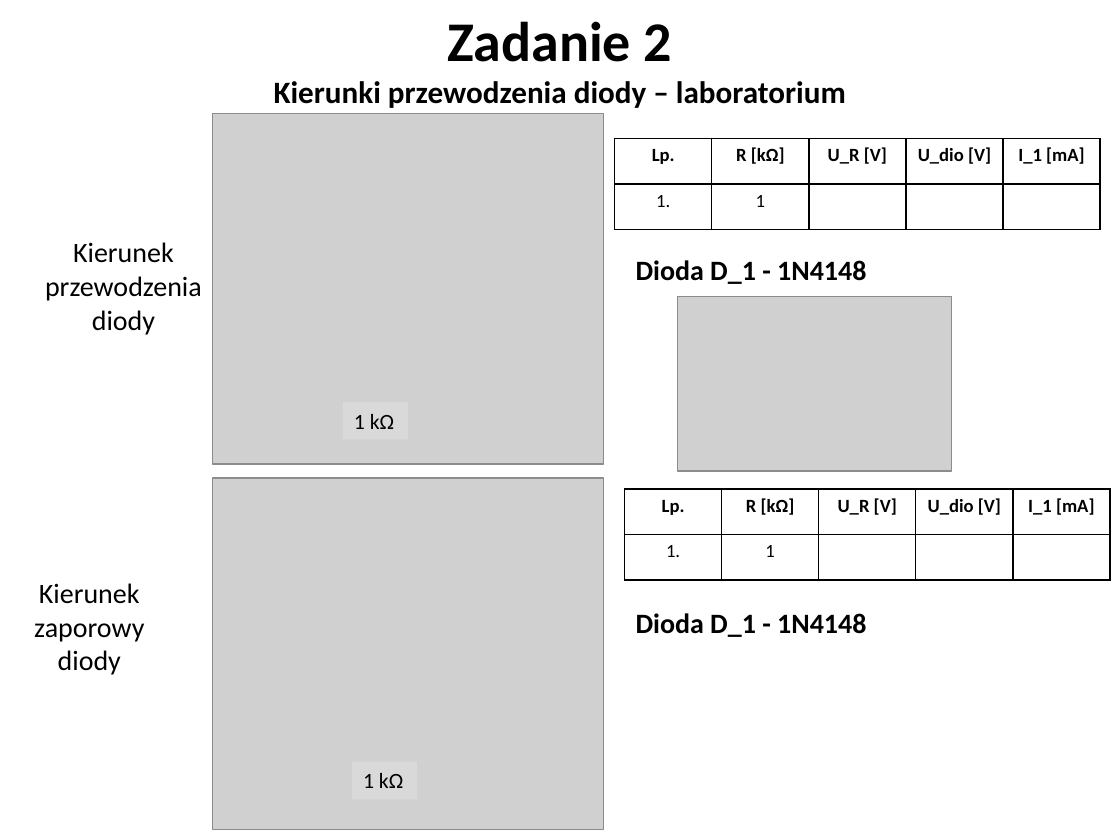
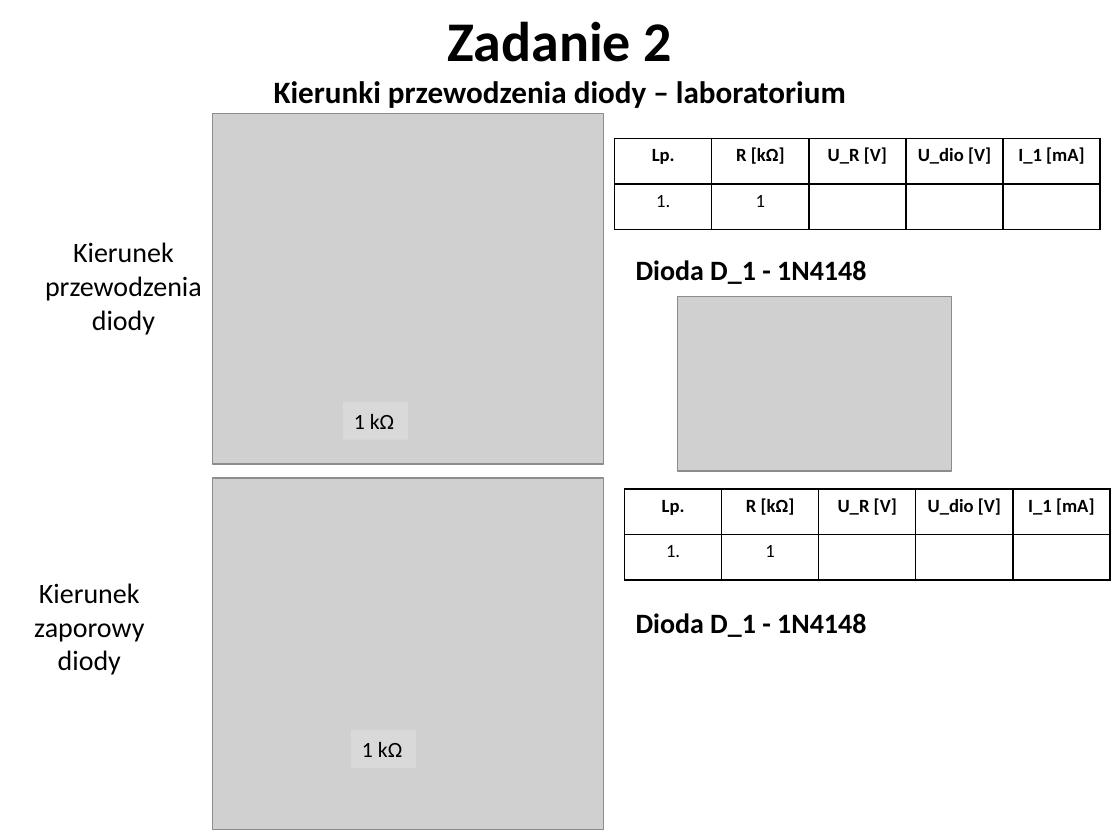
Before and after one commit to ihnatsen/sub, a slide deck: slide 7 of Laboratorium zastosowań elektroniki/Laboratory/22.03.2024/Z-PEL-DB-Lab-04.pptx. Drawn at 1120x840 pixels with LibreOffice and Linux fonts; fonts in the diff are those of the drawing; grey boxes stand for pictures. Boxes give left, top, right and bottom in pixels: in the first picture for what was removed or moved away, otherwise in the second. Text is boxed around its words. In the diff, an @@ line names an element or a change of style, - is before the commit and + after.

```diff
--- a/Laboratorium zastosowań elektroniki/Laboratory/22.03.2024/Z-PEL-DB-Lab-04.pptx
+++ b/Laboratorium zastosowań elektroniki/Laboratory/22.03.2024/Z-PEL-DB-Lab-04.pptx
@@ rectangle "1 kΩ": place and size @@
-rectangle "1 kΩ" at box(352, 762, 417, 800)
+rectangle "1 kΩ" at box(351, 730, 416, 768)
```
Also in this commit, not shown: 7 other files.
